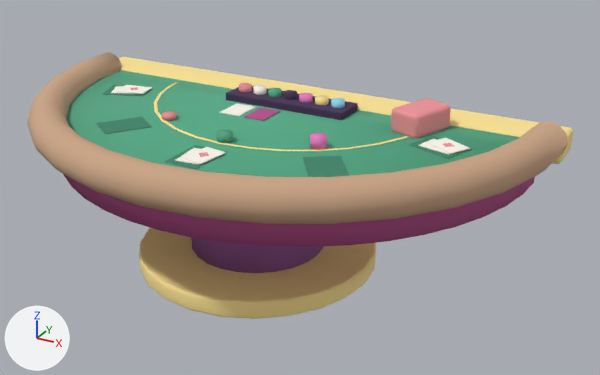
The glTF model game/assets/models/pc_blackjack.glb as it was, and as the next commit left it.
The view is the same before and after, from a 50 mm camera at (2.67, -4.86, 2.71) aimed at (0.32, -0.59, 0.57). The axes (+X, +Y, +Z) are drawn at lower left. The lights are the same throughout. The picture after the commit comes second.

Names of what the first picture shows: 'pc_blackjack'.
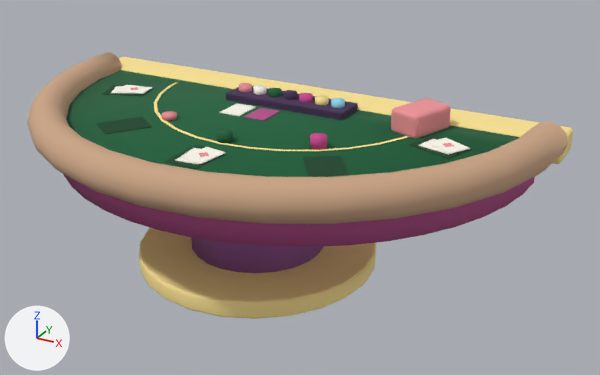
What differs and where, as boxes (x1, y1, x2, y2) in the pictures (600 x 375 px):
'pc_blackjack', recoloured (green to dark green): (64, 68, 522, 180) in both

The edits, one by one:
Material 'm_felt' (mat_m_felt) changes colour from green #55aa86 to dark green #1d613c; in linear values from (0.09, 0.4, 0.24) to (0.012, 0.12, 0.045).
Material 'm_felt_dark' (mat_m_felt_dark) changes colour from green #3f866c to dark green #124529; in linear values from (0.05, 0.24, 0.15) to (0.006, 0.06, 0.022).
